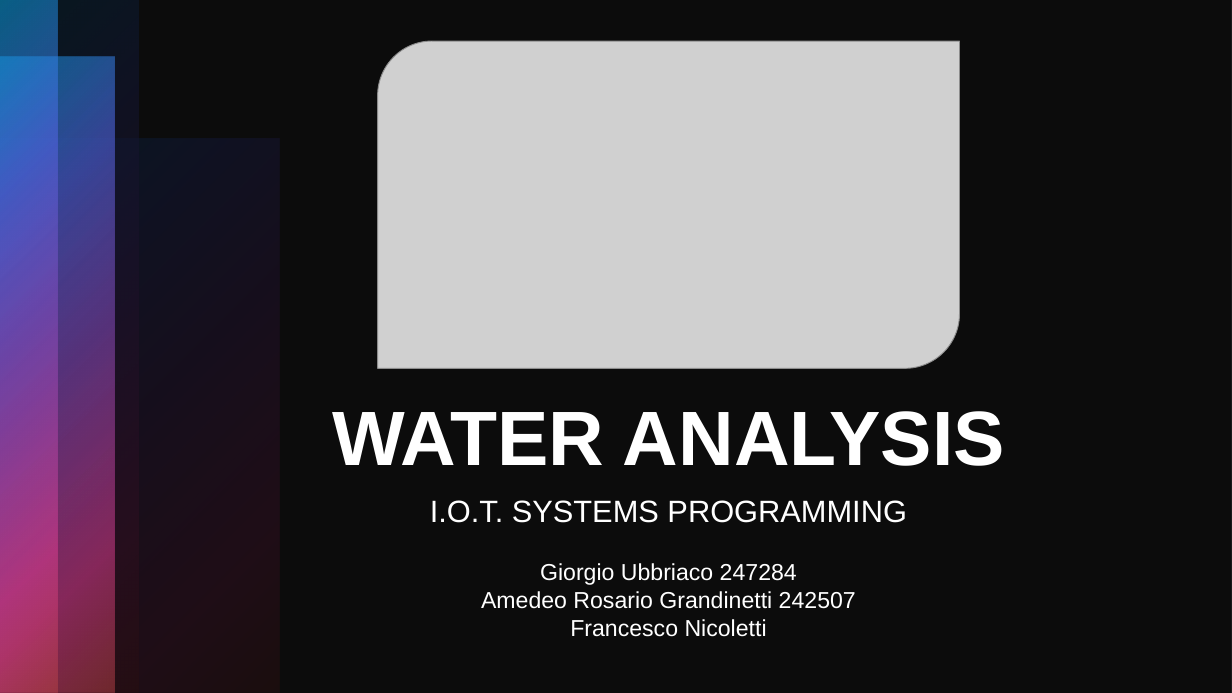
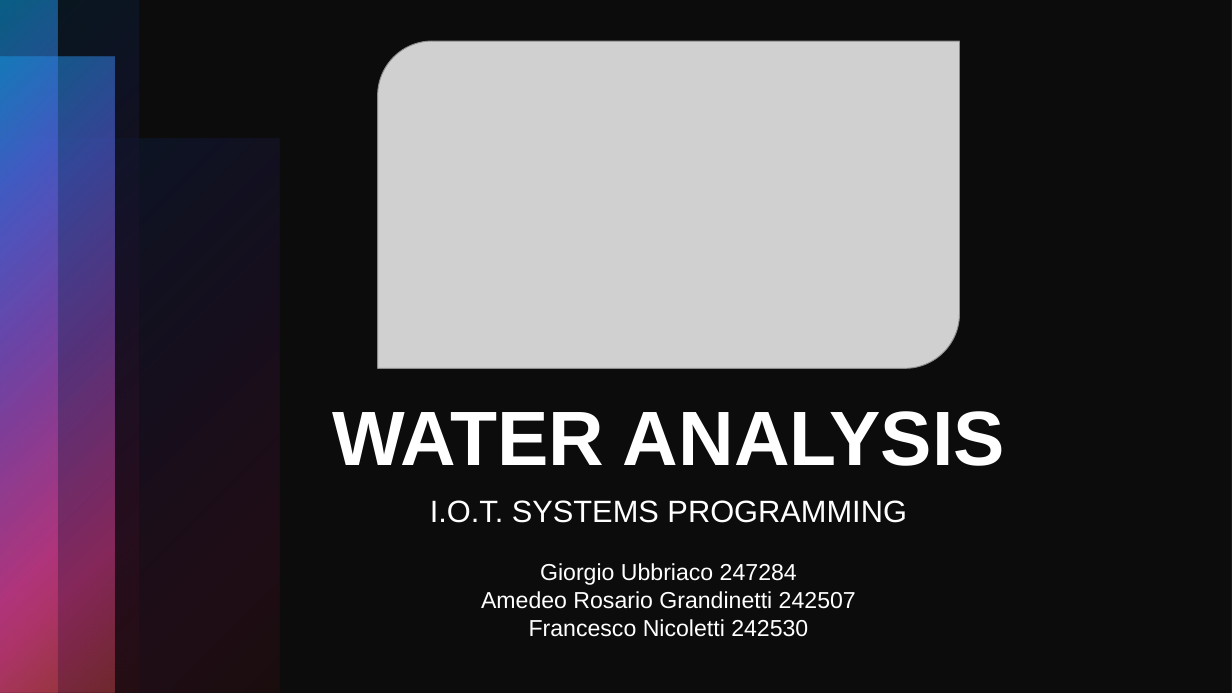
Before and after one commit to gubbriaco/water-analysis, a slide deck: slide 1 of presentation.pptx. Drawn at 1232x693 pixels with LibreOffice and Linux fonts; fonts in the diff are those of the drawing; grey boxes stand for pictures. Boxes give left, top, right and bottom in pixels: in the first picture for what was removed or moved away, otherwise in the second. Text is boxed around its words. In the diff, an @@ line names an element or a change of style, - is before the commit and + after.

Commit message:
modificato ppt presentazione

```diff
--- a/presentation.pptx
+++ b/presentation.pptx
@@ text at (529, 619, 808, 637): text changed @@
-Francesco Nicoletti
+Francesco Nicoletti 242530
```
